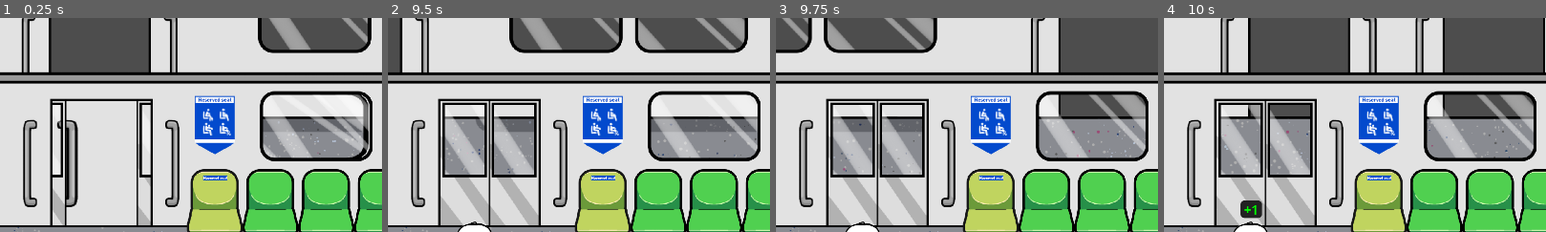
Above: before the commit, frames 1-4 (left to right).
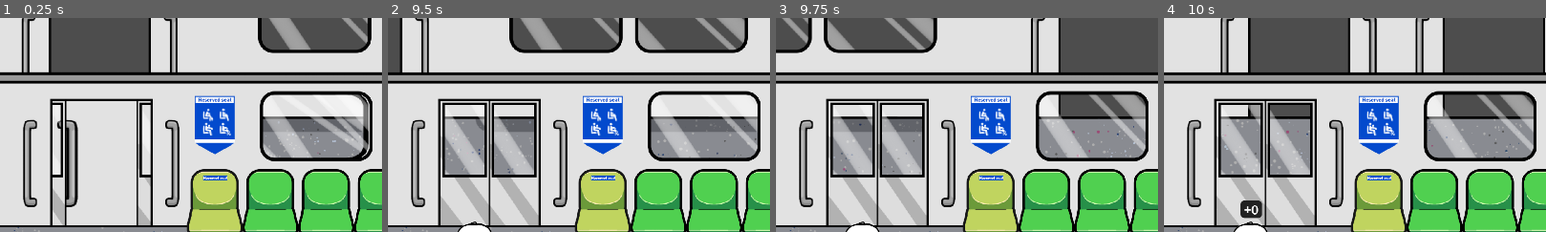
Above: after the commit, the same moments.

Repository: Jagureo/HeritageJam2025
Game: Godot game, scene res://Scenes/game.tscn
Same seed, same stepped clock (60 frames per second), same inputs: the game is played once before the commit and once after it.
Inputs (mouse positions are % of the whole screen's width and height, from its top left):
- Up to frame 1 (0.25 s): no input
- Up to frame 2 (9.5 s): click "Next Station" at 0.5 s; move the mouse to (28, 43) at 1.27 s; click (28, 43) at 1.35 s; move the mouse to (35, 43) at 2.02 s; tap 0 at 2.1, 3.6, 5.1, 7.35, 8.85 s; move the mouse to (43, 43) at 2.77 s; click (43, 43) at 2.85 s; move the mouse to (50, 43) at 3.52 s; move the mouse to (57, 43) at 4.27 s; click (57, 43) at 4.35 s; move the mouse to (65, 43) at 5.02 s; click "Next Station" at 5.75 s; move the mouse to (72, 43) at 6.52 s; click (72, 43) at 6.6 s; move the mouse to (28, 83) at 7.27 s; move the mouse to (35, 83) at 8.02 s; click (35, 83) at 8.1 s; move the mouse to (43, 83) at 8.77 s
- Up to frame 3 (9.75 s): move the mouse to (50, 83) at 9.52 s; click (50, 83) at 9.6 s
- Up to frame 4 (10 s): no input
The pictures show only the part of the screen within x 0-50%, y 0-50%; the shares and areas given below are measured in that part.

Frames 1-3 are identical in both runs. In frame 4, 0.1% of the frame differs, in the area x 21-25%, y 87-92%.

Commit message:
fixed incorrect score display over passenger, updated passenger info board.

Diff:
--- a/HGJ/Scenes/Prefabs/Passenger_Information.tscn
+++ b/HGJ/Scenes/Prefabs/Passenger_Information.tscn
@@ -101,23 +101,6 @@
 offset_left = 305.0
 offset_right = 305.0
 
-[node name="LikesLabel" type="Label" parent="Panel/LikesDislikes"]
-layout_mode = 1
-anchors_preset = 8
-anchor_left = 0.5
-anchor_top = 0.5
-anchor_right = 0.5
-anchor_bottom = 0.5
-offset_left = 6.0
-offset_top = 11.0
-offset_right = 256.0
-offset_bottom = 46.0
-grow_horizontal = 2
-grow_vertical = 2
-theme_override_colors/font_color = Color(0.74902, 1, 0.74902, 1)
-theme_override_font_sizes/font_size = 25
-text = "Likes:"
-
 [node name="LikesDescription" type="Label" parent="Panel/LikesDislikes"]
 layout_mode = 1
 anchors_preset = 8
@@ -125,44 +108,12 @@
 anchor_top = 0.5
 anchor_right = 0.5
 anchor_bottom = 0.5
-offset_left = 6.0
-offset_top = 36.0
-offset_right = 256.0
-offset_bottom = 71.0
-grow_horizontal = 2
-grow_vertical = 2
-theme_override_font_sizes/font_size = 24
-text = "Lorem Ipsum"
-
-[node name="HatesLabel" type="Label" parent="Panel/LikesDislikes"]
-layout_mode = 1
-anchors_preset = 8
-anchor_left = 0.5
-anchor_top = 0.5
-anchor_right = 0.5
-anchor_bottom = 0.5
-offset_left = 6.0
-offset_top = 76.0
-offset_right = 256.0
-offset_bottom = 111.0
-grow_horizontal = 2
-grow_vertical = 2
-theme_override_colors/font_color = Color(1, 0.74902, 0.74902, 1)
-theme_override_font_sizes/font_size = 25
-text = "Hates:"
-
-[node name="HatesDescription" type="Label" parent="Panel/LikesDislikes"]
-layout_mode = 1
-anchors_preset = 8
-anchor_left = 0.5
-anchor_top = 0.5
-anchor_right = 0.5
-anchor_bottom = 0.5
-offset_left = 6.0
-offset_top = 101.0
-offset_right = 256.0
+offset_left = 15.0
+offset_top = 15.0
+offset_right = 276.0
 offset_bottom = 136.0
 grow_horizontal = 2
 grow_vertical = 2
-theme_override_font_sizes/font_size = 24
-text = "Lorem Ipsum"
+theme_override_font_sizes/font_size = 20
+text = "Lorem Ipsum Lorem Ipsum Lorem Ipsum Lorem Ipsum Lorem Ipsum Lorem Ipsum "
+autowrap_mode = 2
--- a/HGJ/Scripts/Gameplay/Passenger.gd
+++ b/HGJ/Scripts/Gameplay/Passenger.gd
@@ -182,7 +182,7 @@
 func get_passenger_trait_string() -> String:
 	match mTraitType:
 		TraitTypes.NORMAL:
-			return "Normal"
+			return "Quiet"
 		TraitTypes.NOISY:
 			return "Noisy"
 		_:
@@ -231,50 +231,56 @@
 	var likes_description = ""
 	match mPassengerType:
 		PassengerType.CHILDREN:
-			likes_description += "Sitting"
+			likes_description = "Loves to sit."
 		PassengerType.TEENAGER:
-			likes_description +=  "Teenager"
+			if mGenderType == GenderType.MALE:
+				likes_description = "Prefers to sit, does not want to sit bside Female passengers."
+			elif mGenderType == GenderType.FEMALE:
+				likes_description = "Prefers to sit, does not want to sit beside Male passengers."
 		PassengerType.ADULT:
-			likes_description +=  "Adult"
+			likes_description +=  "Prefers to sit."
 		PassengerType.ADULT_WITH_BAGS:
-			likes_description +=  "Adult with Bags"
+			likes_description +=  "Prefers to sit. Standing passengers gets upset."
 		PassengerType.ADULT_WITH_BABY:
-			likes_description +=  "Adult with Baby"
+			likes_description +=  "Needs to sit. Priority seat bonus."
 		PassengerType.PREGNANT:
-			likes_description +=  "Pregnant"
+			likes_description +=  "Needs to sit. Priority seat bonus."
 		PassengerType.ELDERLY:
-			likes_description +=  "Elderly"
+			likes_description +=  "Must sit. Priority seat bonus."
 		PassengerType.INJURED:
-			likes_description +=  "Injured"
+			likes_description +=  "Must sit. Priority seat bonus."
 		PassengerType.HEMORRHOID:
-			likes_description +=  "Hemorrhoid"
+			likes_description +=  "Must stand."
 		PassengerType.WHEELCHAIR_BOUND:
-			likes_description +=  "Wheelchair"
-
+			likes_description +=  "Must use Wheelchair slot. Standing passengers gets angry."
+
+	if mTraitType == TraitTypes.NOISY:
+		likes_description += " Cannot be next to Quiet Passengers."
 	return likes_description
+
+
 
 func get_passenger_hates() -> String:
 	var hates_description = ""
 	if mTraitType == Passenger.TraitTypes.NOISY:
-		hates_description += "Quiet"
+		hates_description += "Must not be next to Quiet passengers."
 
 	match mPassengerType:
 		PassengerType.CHILDREN:
-			pass
+			hates_description += "None"
 		PassengerType.TEENAGER:
 			if mTraitType == Passenger.TraitTypes.NOISY:
 				hates_description += ", "
 			if mGenderType == GenderType.MALE:
-				hates_description += "Female"
-			else:
-				if mGenderType == GenderType.FEMALE:
-					hates_description += "Male"
+				hates_description += "Must not sit next to Female passenger."
+			elif mGenderType == GenderType.FEMALE:
+				hates_description += "Must not sit next to Male passenger."
 		PassengerType.ADULT:
-			hates_description +=  "Adult"
+			hates_description +=  "None"
 		PassengerType.ADULT_WITH_BAGS:
-			hates_description +=  "Adult with Bags"
+			hates_description +=  "Makes standing passengers upset."
 		PassengerType.ADULT_WITH_BABY:
-			hates_description +=  "Adult with Baby"
+			hates_description +=  "None"
 		PassengerType.PREGNANT:
 			hates_description +=  "Pregnant"
 		PassengerType.ELDERLY:
--- a/HGJ/Scripts/Gameplay/SeatRow.gd
+++ b/HGJ/Scripts/Gameplay/SeatRow.gd
@@ -25,94 +25,93 @@
 		var passenger : Passenger = (mSeats[i] as Seat).mCurrentlySeatedBy
 		var leftPassenger : Passenger  = null if i == 0 else (mSeats[i-1] as Seat).mCurrentlySeatedBy
 		var rightPassenger : Passenger = null if i == len(mSeats) - 1 else (mSeats[i+1] as Seat).mCurrentlySeatedBy
-
-		# if passenger.mIsAlighting:
-		# 	alightingPassengers.push_back(passenger)
+		var passengerScore : int = 0
 
 		# If current passenger is noisy, then -1 score for each non-noisy adjacent passenger
 		if passenger.mTraitType == Passenger.TraitTypes.NOISY:
 			if leftPassenger != null && leftPassenger.mTraitType != Passenger.TraitTypes.NOISY:
-				sectionScore -= 1
+				passengerScore -= 1
 			if rightPassenger != null && rightPassenger.mTraitType != Passenger.TraitTypes.NOISY:
-				sectionScore -= 1
+				passengerScore -= 1
 
 		match passenger.mPassengerType:
 			Passenger.PassengerType.CHILDREN:
 				# if seated down, +2 happiness
 				if mSeats[i].mSeatType != Seat.SeatType.WHEELCHAIR:
-					sectionScore += 2
+					passengerScore += 2
 
 			Passenger.PassengerType.TEENAGER:
 				# If seated down, +1 happiness
 				if mSeats[i].mSeatType != Seat.SeatType.WHEELCHAIR:
-					sectionScore += 1
+					passengerScore += 1
 				# If seated with opp gender, -1
 				if leftPassenger != null && leftPassenger.mGenderType != passenger.mGenderType:
-					sectionScore -= 1
+					passengerScore -= 1
 				if rightPassenger != null && rightPassenger.mGenderType != passenger.mGenderType:
-					sectionScore -= 1
+					passengerScore -= 1
 
 			Passenger.PassengerType.ADULT:
 				# if seated down, +1 happiness
 				if mSeats[i].mSeatType != Seat.SeatType.WHEELCHAIR:
-					sectionScore += 1
+					passengerScore += 1
 
 			Passenger.PassengerType.ADULT_WITH_BAGS:
 				# If seated down, +1 happiness
 				if mSeats[i].mSeatType != Seat.SeatType.WHEELCHAIR:
-					sectionScore += 1
+					passengerScore += 1
 
 			Passenger.PassengerType.ADULT_WITH_BABY:
 				# If seated down, +1 happiness, bonus if sitting on priority seat
 				if mSeats[i].mSeatType != Seat.SeatType.WHEELCHAIR:
-					sectionScore += 1
+					passengerScore += 1
 					if mSeats[i].mSeatType == Seat.SeatType.PRIORITY:
-						sectionScore += 1
+						passengerScore += 1
 				# If occupying wheelchair slot, it's as if standing up
 				else:
-					sectionScore -= 1
+					passengerScore -= 1
 
 			Passenger.PassengerType.PREGNANT:
 				# If seated down, +1 happiness, bonus if sitting on priority seat
 				if mSeats[i].mSeatType != Seat.SeatType.WHEELCHAIR:
-					sectionScore += 1
+					passengerScore += 1
 					if mSeats[i].mSeatType == Seat.SeatType.PRIORITY:
-						sectionScore += 1
+						passengerScore += 1
 				# If occupying wheelchair slot, it's as if standing up
 				else:
-					sectionScore -= 1
+					passengerScore -= 1
 
 			Passenger.PassengerType.ELDERLY:
 				# If seated down, +2 happiness, bonus if sitting on priority seat
 				if mSeats[i].mSeatType != Seat.SeatType.WHEELCHAIR:
-					sectionScore += 2
+					passengerScore += 2
 					if mSeats[i].mSeatType == Seat.SeatType.PRIORITY:
-						sectionScore += 1
+						passengerScore += 1
 				# If occupying wheelchair slot, it's as if standing up
 				else:
-					sectionScore -= 2
+					passengerScore -= 2
 
 			Passenger.PassengerType.INJURED:
 				# If seated down, +2 happiness, bonus if sitting on priority seat
 				if mSeats[i].mSeatType != Seat.SeatType.WHEELCHAIR:
-					sectionScore += 2
+					passengerScore += 2
 					if mSeats[i].mSeatType == Seat.SeatType.PRIORITY:
-						sectionScore += 1
+						passengerScore += 1
 				# If occupying wheelchair slot, it's as if standing up
 				else:
-					sectionScore -= 2
+					passengerScore -= 2
 
 			Passenger.PassengerType.HEMORRHOID:
 				# If seated down, -2 happiness
 				if mSeats[i].mSeatType != Seat.SeatType.WHEELCHAIR:
-					sectionScore -= 2
+					passengerScore -= 2
 
 			Passenger.PassengerType.WHEELCHAIR_BOUND:
 				# If seated down at wheelchair slot, +1 happiness
 				if mSeats[i].mSeatType == Seat.SeatType.WHEELCHAIR:
-					sectionScore += 2
+					passengerScore += 2
 
-		passenger.show_evaluated_score_popup(sectionScore)
+		sectionScore += passengerScore
+		passenger.show_evaluated_score_popup(passengerScore)
 
 	GameManager.sInstance.mOverallHappiness += sectionScore
 
--- a/HGJ/Scripts/Gameplay/StandingArea.gd
+++ b/HGJ/Scripts/Gameplay/StandingArea.gd
@@ -33,12 +33,9 @@
 # Evaluate happiness for people in the standing area
 func EvaluateHappiness():
 	var sectionScore : int = 0
-	# var alightingPassengers : Array[Passenger] = []
 
 	for passenger in mCurrentlyStanding:
-		# if passenger.mIsAlighting:
-		# 	alightingPassengers.push_back(passenger)
-
+		var passengerScore : int = 0
 		match passenger.mPassengerType:
 			Passenger.PassengerType.CHILDREN:
 				# no change in score
@@ -53,34 +50,35 @@
 				pass
 
 			Passenger.PassengerType.ADULT_WITH_BAGS:
-				# If standing, causes others to be unhappy, -2 happiness
-				sectionScore -= 2
+				# If standing, causes others to be unhappy, -1 happiness per standing passenger
+				passengerScore -= len(mCurrentlyStanding) - 1
 
 			Passenger.PassengerType.ADULT_WITH_BABY:
 				# If standing, -1 happiness
-				sectionScore -= 1
+				passengerScore -= 1
 
 			Passenger.PassengerType.PREGNANT:
 				# If standing, -1 happiness
-				sectionScore -= 1
+				passengerScore -= 1
 
 			Passenger.PassengerType.ELDERLY:
 				# If standing, -2 happiness
-				sectionScore -= 2
+				passengerScore -= 2
 
 			Passenger.PassengerType.INJURED:
 				# If standing, -2 happiness
-				sectionScore -= 2
+				passengerScore -= 2
 
 			Passenger.PassengerType.HEMORRHOID:
 				# If standing, +1 happiness
-				sectionScore += 1
+				passengerScore += 1
 
 			Passenger.PassengerType.WHEELCHAIR_BOUND:
-				# If standing, causes others to be unhappy, -3 happiness
-				sectionScore -= 3
+				# If standing, causes others to be unhappy, -2 happiness per standing passenger
+				passengerScore -= (len(mCurrentlyStanding) - 1) * 2
 
-		passenger.show_evaluated_score_popup(sectionScore)
+		sectionScore += passengerScore
+		passenger.show_evaluated_score_popup(passengerScore)
 
 	GameManager.sInstance.mOverallHappiness += sectionScore
 
--- a/HGJ/Scripts/UI/passengerInformation.gd
+++ b/HGJ/Scripts/UI/passengerInformation.gd
@@ -6,7 +6,6 @@
 @onready var passenger_gender_label : Label = $Panel/BasicDetails/Passenger_Gender
 
 @onready var passenger_likes_description : Label = $Panel/LikesDislikes/LikesDescription
-@onready var passenger_hates_description : Label = $Panel/LikesDislikes/HatesDescription
 
 func show_display(passenger: Passenger):
 	passenger_type_label.text = passenger.get_passenger_type_string()
@@ -14,4 +13,3 @@
 	passenger_gender_label.text = passenger.get_passenger_gender_string()
 
 	passenger_likes_description.text = passenger.get_passenger_likes()
-	passenger_hates_description.text = passenger.get_passenger_hates()
